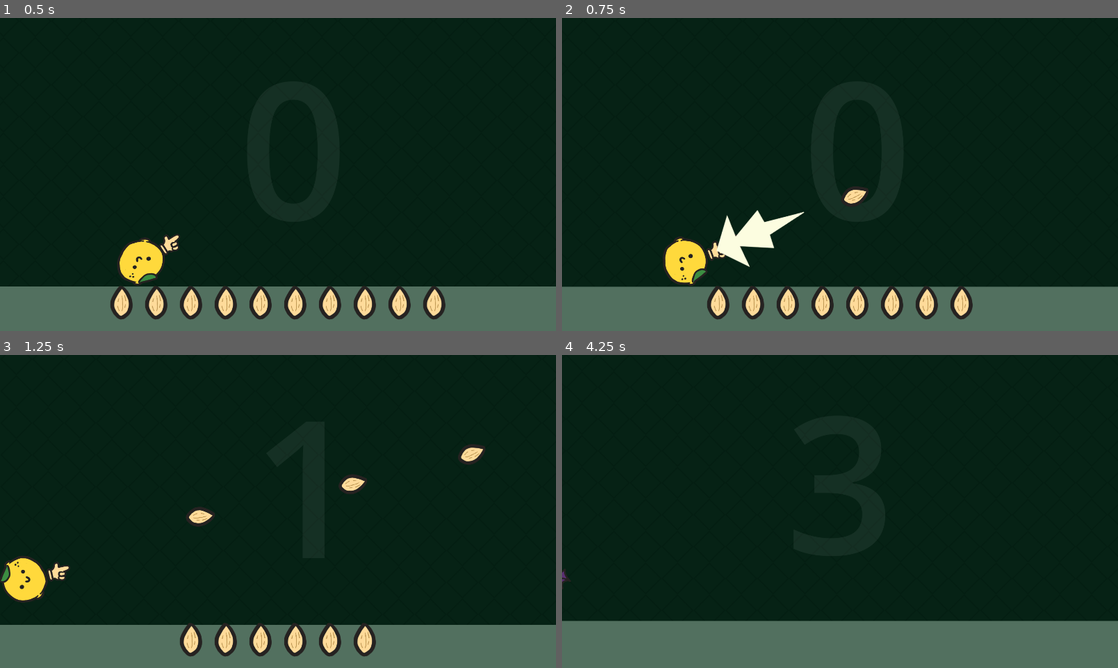
Above: before the commit, frames 1-4 (two rows, left to right).
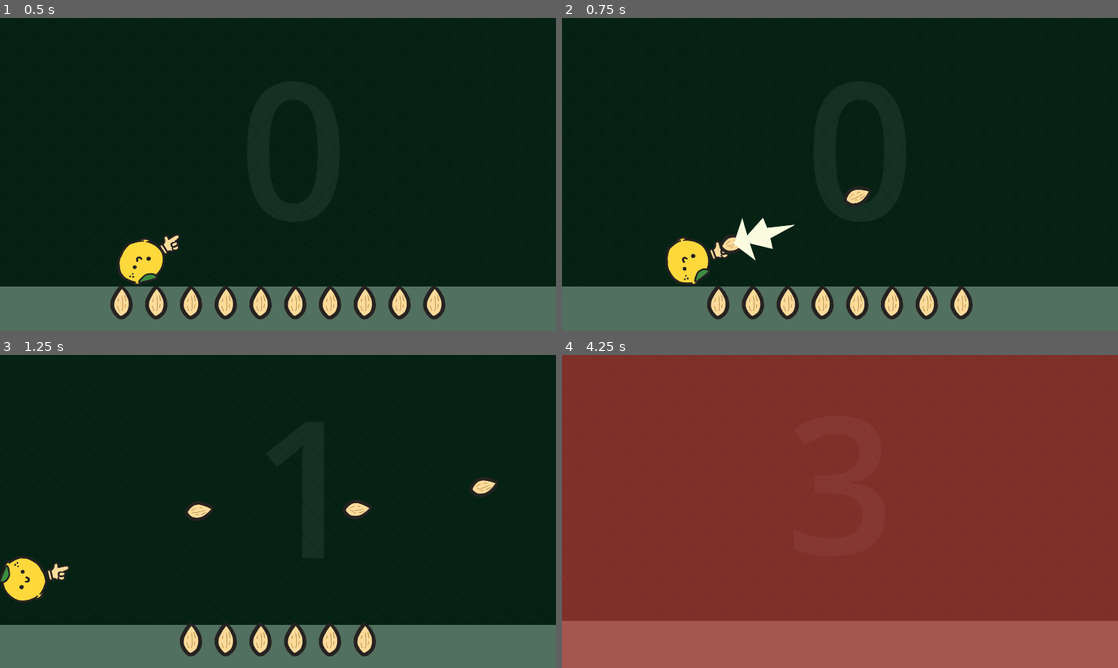
Above: after the commit, the same moments.

Repository: BajaTheFrog/public-juice-workshop-2026
Game: Godot game, scene res://game/content/contexts/play_context/base_game_scene.tscn
The game is run twice, just before and just after one commit, with the same random seed, the same clock (stepped at 60 frames per second) and the same inputs.
Inputs (mouse positions are in pixels of both pictures, inside the frame that each line leads up to):
- Up to frame 1 (0.5 s): no input
- Up to frame 2 (0.75 s): move the mouse to (962, 158) at 0.52 s; hold D (right) from 0.53 s (still down); hold Space (shoot_hand) from 0.53 s (still down); click (962, 158) at 0.67 s
- Up to frame 3 (1.25 s): keep holding D (right); keep holding Space (shoot_hand); tap W (jump) at 0.77, 1.07 s
- Up to frame 4 (4.25 s): release D (right) at 1.25 s; release Space (shoot_hand) at 1.25 s; drag from (728, 527) to (1045, 448) at 1.27 s; move the mouse to (895, 442) at 2.02 s; hold A (left) 2.03-2.75 s; hold Space (shoot_hand) 2.03-2.75 s; drag from (812, 574) to (1023, 364) at 2.77 s; move the mouse to (1006, 558) at 3.52 s; hold D (right) from 3.53 s (still down); hold Space (shoot_hand) from 3.53 s (still down); tap W (jump) at 3.77, 4.07 s

Frame 1 is identical in both runs. In frame 2, 1.6% of the frame differs, in the area x 0-100%, y 53-86%; in frame 3, 1.3%; in frame 4, 100%, in the area x 0-100%, y 0-100%.

Commit message:
step-3.2: Exercise 06 • 🎥 Camera & Time · Feedback
Gun Screenshake (A), Death Screenshake (B), Death Flash (C).

Diff:
--- a/game/content/contexts/play_context/level_juice_box.gd
+++ b/game/content/contexts/play_context/level_juice_box.gd
@@ -61,4 +61,11 @@
 			return
 
 		# [STEP-3.2.C]: Full-screen flash to drive impact of death
-		pass
+		var flash_time: float = 0.1
+		var flash_alpha: float = 1.0
+
+		var tween = _box.flash_rect.create_tween()
+		tween.set_ignore_time_scale()
+		tween.tween_property(_box.flash_rect, "color:a", flash_alpha, flash_time)
+		await tween.finished
+		_box.flash_rect.color.a = 0.0
--- a/game/content/entities/player_juice_box.gd
+++ b/game/content/entities/player_juice_box.gd
@@ -142,7 +142,9 @@
 			return
 
 		# [STEP-3.2.A]: Make the "gun" feel more powerful with screenshake
-		pass
+		var shake_amplitude: float = 8.0
+		var shake_time: float = 0.25
+		Game.services.camera.add_shake(shake_amplitude, shake_time)
 
 
 	func on_hit() -> void:
@@ -152,7 +154,10 @@
 			return
 
 		# [STEP-3.2.B]: Shake the camera on death
-		pass
+		var shake_amplitude: float = 80.0
+		var shake_time: float = 0.5
+
+		Game.services.camera.add_shake(shake_amplitude, shake_time)
 
 
 	func async_on_died() -> void:
--- a/game/members/steps.gd
+++ b/game/members/steps.gd
@@ -78,9 +78,9 @@
 	DANGER_SLOWMO: true,     # [STEP-3.1.B] Danger Zone Slowmo
 
 	# --- Exercise 3.2 - Camera & Time / Feedback ---
-	SHOOT_SHAKE: false,      # [STEP-3.2.A] Gun Screenshake
-	DEATH_SHAKE: false,      # [STEP-3.2.B] Death Screenshake
-	SCREEN_FLASH: false,     # [STEP-3.2.C] Death Flash
+	SHOOT_SHAKE: true,       # [STEP-3.2.A] Gun Screenshake
+	DEATH_SHAKE: true,       # [STEP-3.2.B] Death Screenshake
+	SCREEN_FLASH: true,      # [STEP-3.2.C] Death Flash
 
 	# --- Exercise 4.1 - Sound / Feedback ---
 	SOUND_ON: false,         # [STEP-4.1.A] Sound
